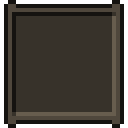
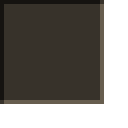
Layer changes from the first 128x128 image to the second:
hid "bordered" over box(4, 0, 124, 128)
renamed "slot_large.png" to "slot", showed it over box(0, 0, 104, 104)
